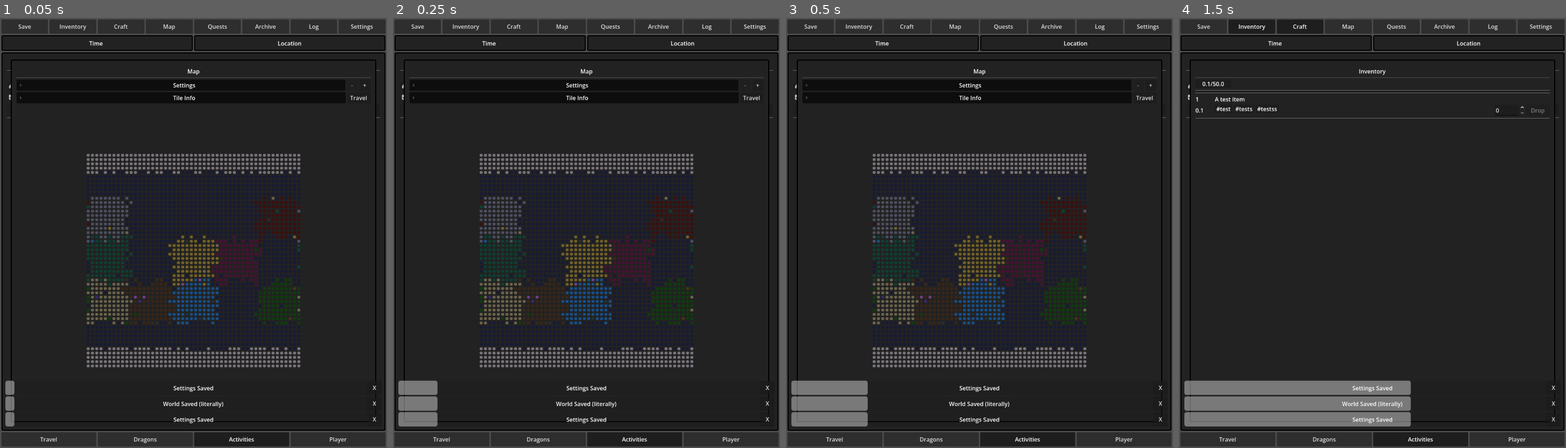
Above: before the commit, frames 1-4 (left to right).
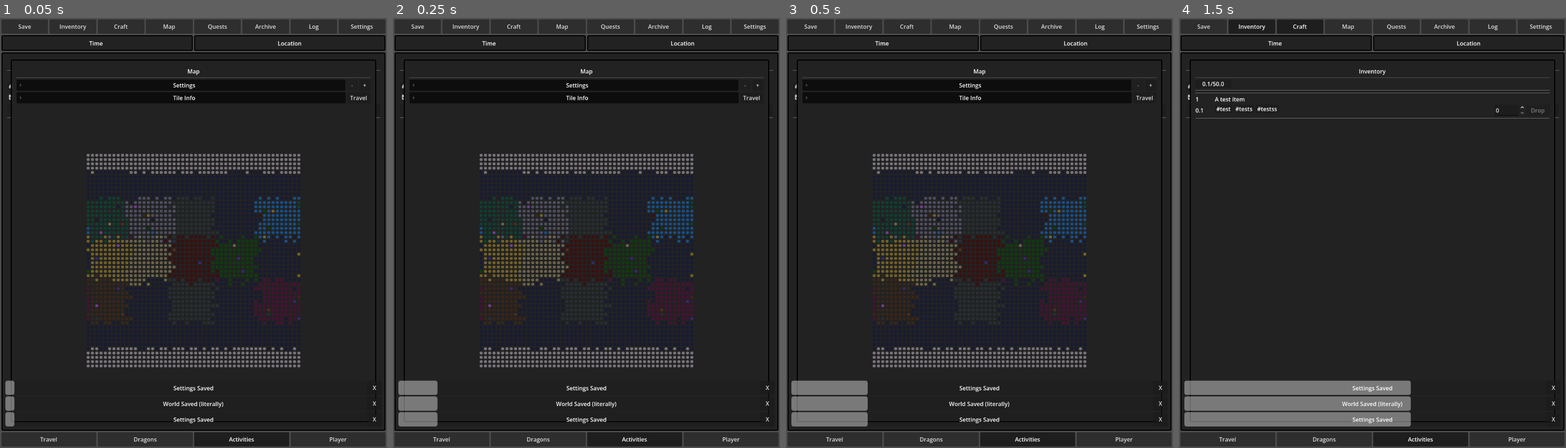
Above: after the commit, the same moments.

Repository: PixelFromTheMixery/codex-eletia
Game: Godot game, scene res://scenes/control_base.tscn
Same seed, same stepped clock (60 frames per second), same inputs: the game is played once before the commit and once after it.
Inputs:
- Up to frame 1 (0.05 s): no input
- Up to frame 2 (0.25 s): no input
- Up to frame 3 (0.5 s): no input
- Up to frame 4 (1.5 s): click "Inventory" at 0.5 s; click "Craft" at 1.25 s

The runs differ from the first frame. In frame 1, 5.4% of the frame differs, in the area x 22-78%, y 35-78%; in frame 2, 5.4%; in frame 3, 5.4%; in frame 4, nothing differs.

Commit message:
astar progress

Diff:
--- a/prefabs/vbox_action.gd
+++ b/prefabs/vbox_action.gd
@@ -67,7 +67,7 @@
 		match entry["type"]:
 			"item":
 				pretty_name = Data.items[entry["id"]]["item_name"]
-		add_list_obj(req, entry["id"], formatters[entry["type"]].call(pretty_name, entry.get("qty")))
+		add_list_obj(req, entry["id"], formatters[entry["type"]].call(pretty_name, entry["qty"]))
 
 func check_action_button():
 	var forbidden = true
--- a/scripts/UI/alert_manager.gd
+++ b/scripts/UI/alert_manager.gd
@@ -12,6 +12,6 @@
 	if count > 2:
 		self.get_child(-1).free()
 	var new_alert = alert.instantiate()
-	new_alert.timeout = Settings.general.get("Alert Timeout", 3.0)
+	new_alert.timeout = Settings.general["Alert Timeout"]
 	new_alert.message = message
 	self.add_child(new_alert)
--- a/scripts/UI/item_manager.gd
+++ b/scripts/UI/item_manager.gd
@@ -28,7 +28,7 @@
 # Fetch
 func get_inv_item(item_id: String):
 	"""Fetches item object from pool, should be mapped to object"""
-	return item_pool.get(item_id)
+	return item_pool[item_id]
 
 # Update UI
 func update_weight_display():
--- a/scripts/UI/tile_manager.gd
+++ b/scripts/UI/tile_manager.gd
@@ -1,4 +1,4 @@
-extends MapGenerator
+extends Node
 
 @onready var grid_map: GridContainer = $VBox_Window/Scroll_Map/Center/Grid_Map
 @onready var spinbox_cellsize: SpinBox = $VBox_Window/HBoxSettings/Fold_Settings/Grid_Settings/SpinBox_CellSize
@@ -9,6 +9,8 @@
 @onready var label_essence: Label = $VBox_Window/HBox_Tile/Fold_TileInfo/VBox_TileInfo/Label_Essence
 @onready var label_type: Label = $VBox_Window/HBox_Tile/Fold_TileInfo/VBox_TileInfo/Label_Type
 
+var map_generator: MapGenerator = MapGenerator.new()
+var astar_nav: AstarNav = AstarNav.new()
 
 var button_tile: PackedScene = preload("res://prefabs/button_tile.tscn")
 var cell_size: int
@@ -20,7 +22,7 @@
 	grid_map.columns = World.chunk_size * World.chunk_segments
 	cell_size = Settings.map["Cell Size"]
 	#if len(World.tiles) == 0:
-	recreate_world(grid_map)
+	map_generator.recreate_world(grid_map, astar_nav)
 	for tile in World.tiles:
 		create_tile(tile)
 	update_cell_size(cell_size)
--- a/scripts/autoload/save_manager.gd
+++ b/scripts/autoload/save_manager.gd
@@ -27,7 +27,7 @@
 	for prop in props:
 		if prop.usage & PROPERTY_USAGE_SCRIPT_VARIABLE:
 			var prop_name = prop.name
-			var val = obj.get(prop_name)
+			var val = obj[prop_name]
 			if val is Vector2 or val is Array or val is Color:
 				obj_dict[prop_name] = var_to_str(val)
 			else:
--- a/scripts/classes/astar_class.gd
+++ /dev/null
@@ -1,41 +0,0 @@
-extends AStarGrid2D
-
-var world_size = World.chunk_size*World.chunk_segments
-
-func _init() -> void:
-	cell_shape = CELL_SHAPE_SQUARE
-	region = Rect2i(0, 0, world_size, world_size)
-	cell_size = Settings.map["Cell Size"]
-	diagonal_mode = DIAGONAL_MODE_ONLY_IF_NO_OBSTACLES
-	default_compute_heuristic = AStarGrid2D.HEURISTIC_CHEBYSHEV
-	default_estimate_heuristic = AStarGrid2D.HEURISTIC_CHEBYSHEV
-	update()
-
-func update_map_pres(new_size):
-	cell_size = Settings.map["Cell Size"]
-	update()
-
-#func _compute_cost(from_coords: Vector2i, to_coords: Vector2i) -> float:
-	# Needs to be overwritten for wrapping
-
-#func _compute_etimate(from_coords: Vector2i, to_coords: Vector2i) -> float:
-	# Needs to be overwritten for wrapping
-
-func get_terrain_weight_at(pos: Vector2) -> float:
-	return World.tiles[[pos.x,pos.y]]["terrain"]
-
-func wrapped_distance(a: Vector2, b: Vector2) -> float:
-	"""
-	Used to check the distance for map wrap.
-	If the distance is more than half the map, the wrap-around is shorter
-	"""
-
-	var dx = abs(a.x - b.x)
-	var dy = abs(a.y - b.y)
-
-	if dx > world_size.x / 2:
-		dx = world_size.x - dx
-	if dy > world_size.y / 2:
-		dy = world_size.y - dy
-
-	return max(dx*dx + dy*dy)
--- a/scripts/classes/item_class.gd
+++ b/scripts/classes/item_class.gd
@@ -23,15 +23,15 @@
 	"""Creates instance of ItemData based on ID reference in library and Player"""
 	self.item_id = item_id_string
 
-	var lib_entry = Data.items.get(item_id, {})
+	var lib_entry = Data.items.get(item_id)
 	if lib_entry.is_empty():
 		push_error("Item ID %s not found in Library!" % item_id)
 		return
-	self.item_name = lib_entry.get("item_name", "Unknown Item")
-	self.unit_weight = lib_entry.get("unit_weight", 0.0)
-	self.tags.assign(lib_entry.get("tags", []))
+	self.item_name = lib_entry["item_name"]
+	self.unit_weight = lib_entry["unit_weight"]
+	self.tags.assign(lib_entry["tags"])
 
-	var player_entry = Player.inventory.get(item_id, {"qty": 0})
+	var player_entry = Player.inventory.get(item_id)
 	self.qty = player_entry["qty"]
 
 func calculate_weights() -> void:
--- a/scripts/classes/tile_class.gd
+++ b/scripts/classes/tile_class.gd
@@ -5,6 +5,7 @@
 #ID
 var coords: Array
 var tile_id: String
+var instance: int
 
 #Fixed
 var essence: String
@@ -16,7 +17,10 @@
 var discovered = false
 
 func _init(world_ref: Array) -> void:
-	var world_entry = World.tiles[world_ref]
+	var world_entry = World.tiles.get(world_ref)
+	if world_entry == null:
+		push_error("Tile ID %s not found in Library!" % world_ref)
+		return
 	self.coords = world_ref
 	self.essence = world_entry["essence"]
 	self.tile_type = world_entry["tile_type"]
--- /dev/null
+++ b/scripts/tools/astar_nav.gd
@@ -0,0 +1,35 @@
+extends AStar2D
+
+class_name AstarNav
+
+var world_size: int
+
+func _init() -> void:
+	reset_astar()
+
+
+func reset_astar():
+	world_size = World.chunk_segments * World.chunk_size
+	clear()
+
+func generate_mapping(world_tiles):
+	var id = 0
+	for tile in world_tiles:
+		add_point(id, Vector2(tile[0], tile[1]))
+		id += 1
+
+	# Connect ALL tiles together, including wrapping
+
+	for tile in world_tiles:
+		var tile_info = world_tiles[tile]
+		var x = tile[0]
+		var y = tile[1]
+
+		var right_x = (x + 1) % world_size
+		var down_y = (y + 1) % world_size
+
+		var right_id = (y * world_size) + right_x
+		var down_id = (down_y * world_size) + x
+
+		connect_points(tile_info["instance"], right_id, true)
+		connect_points(tile_info["instance"], down_id, true)
--- a/scripts/classes/world_class.gd
+++ b/scripts/tools/map_gen.gd
@@ -1,4 +1,4 @@
-extends Node
+extends RefCounted
 
 class_name MapGenerator
 
@@ -40,7 +40,10 @@
 var essence_list: Array = Shared.COLOUR_MAP.keys().duplicate()
 
 var world_tiles: Dictionary[Array, Dictionary]
-
+var poi_map: Dictionary = {
+	"major": [],
+	"minor": []
+}
 
 # Utility functions
 func unpack_patch(patch: Rect2i):
@@ -83,24 +86,29 @@
 	return list
 
 # World Creation
-func recreate_world(grid_map):
-	reset_world(grid_map)
+func recreate_world(grid_map: GridContainer, astar: AstarNav):
+	reset_world(grid_map, astar)
 
 	determine_patches()
 	generate_basic_grid()
 
+	astar.generate_mapping(world_tiles)
+
 	generate_continents()
 
 	diversify_patches()
 
+	pathing(astar)
+
 	poi_collection()
+
 
 	tile_check()
 	World.tiles = world_tiles
 	Save.save_world()
 
 
-func reset_world(grid_map: GridContainer):
+func reset_world(grid_map: GridContainer, astar: AstarNav):
 	chunk_size = World.chunk_size
 	half_chunk = chunk_size / 2
 	segments = World.chunk_segments
@@ -110,6 +118,7 @@
 		tile.queue_free()
 	World.tiles = {}
 	grid_map.columns = full_size
+	astar.reset_astar()
 
 # Whole map
 func determine_patches():
@@ -153,12 +162,15 @@
 		"tile_type": "Basic",
 		"poi" : false
 	}
+	var instance: int = 0
 	for y in range(full_size):
 		for x in range(full_size):
 			var current_pos = [x,y]
 			var tile_data = basic_tile.duplicate()
 			tile_data["coords"] = current_pos
+			tile_data["instance"] = instance
 			world_tiles[current_pos] = tile_data
+			instance += 1
 
 
 func generate_continents():
@@ -196,7 +208,7 @@
 				actual_tile["essence"] = neighbours[offset]["essence"]
 
 
-func tile_neighbours(x:int, y:int, depth: int = 1):
+func tile_neighbours(x: int, y: int, depth: int = 1):
 	var neighbours = {}
 	for ox in range(-depth, depth + 1):
 		for oy in range(-depth, depth + 1):
@@ -207,7 +219,7 @@
 			var new_x = (x + ox + full_size) % full_size
 			var new_y = (y + oy + full_size) % full_size
 
-			neighbours[[ox, oy]] = world_tiles.get([new_x, new_y])
+			neighbours[[ox, oy]] = world_tiles[[new_x, new_y]]
 	return neighbours
 
 
@@ -216,7 +228,6 @@
 	var acceptable_essences = essence_list.duplicate()
 	acceptable_essences.erase("Ice")
 	var acceptable_patches = {}
-	var anti_patches = {}
 
 	for patch in patches:
 		if patches[patch] not in empty_patches:
@@ -258,7 +269,7 @@
 
 	for side in edges.keys():
 		for tile in edges[side]:
-			var target_tile = world_tiles.get(tile)
+			var target_tile = world_tiles[tile]
 			if target_tile == null: continue
 			if side not in edge_types:
 				if target_tile["essence"] in ["Sea", "Mountain"]:
@@ -280,7 +291,7 @@
 
 			var tile_data = edge_tiles[side][tile]
 
-			if tile_data.get("essence") == side_essence:
+			if tile_data["essence"] == side_essence:
 				if randf() < spawn_chance:
 					tile_data["tile_type"] = type_name
 					transit_count += 1
@@ -291,16 +302,17 @@
 	var target_tile = world_tiles[patch_tile]
 	if randf() <= radical_chance and target_tile["essence"] not in empty_patches:
 		var deviation_type = ["essence", "minor"].pick_random()
+		var new_type
 		match deviation_type:
 			"essence":
 				acceptable_essences.erase(base_essence)
-				var new_essence = acceptable_essences.pick_random()
-				target_tile["tile_type"] = new_essence
+				new_type = acceptable_essences.pick_random()
 			"minor":
-				var new_type = TYPE_LIST.pick_random()
-				target_tile["tile_type"] = new_type
+				new_type = TYPE_LIST.pick_random()
+		target_tile["tile_type"] = new_type
 
 		world_tiles[patch_tile] = target_tile
+		poi_map["minor"].append(target_tile)
 
 
 func unique_locations(patch, base_essence):
@@ -317,6 +329,7 @@
 
 		target_tile["tile_type"] = major
 		target_tile["essence"] = base_essence
+		poi_map["major"].append(target_tile)
 
 
 func random_point_in_patch(patch: Rect2i, modifier: int = 0) -> Array[int]:
@@ -331,15 +344,17 @@
 	]
 
 
-
-
+func pathing(astar):
+	for major in poi_map["major"]:
+		pass
 
 
 # Data cleanup
 func poi_collection():
 	for tile in world_tiles:
-		if world_tiles[tile]["tile_type"] != "Basic":
-				world_tiles[tile]["poi"] = true
+		var target_tile = world_tiles[tile]
+		if target_tile["tile_type"] != "Basic":
+				target_tile["poi"] = true
 
 
 func tile_check():
Renamed: scripts/classes/astar_class.gd.uid -> scripts/tools/astar_nav.gd.uid
Renamed: scripts/classes/world_class.gd.uid -> scripts/tools/map_gen.gd.uid
